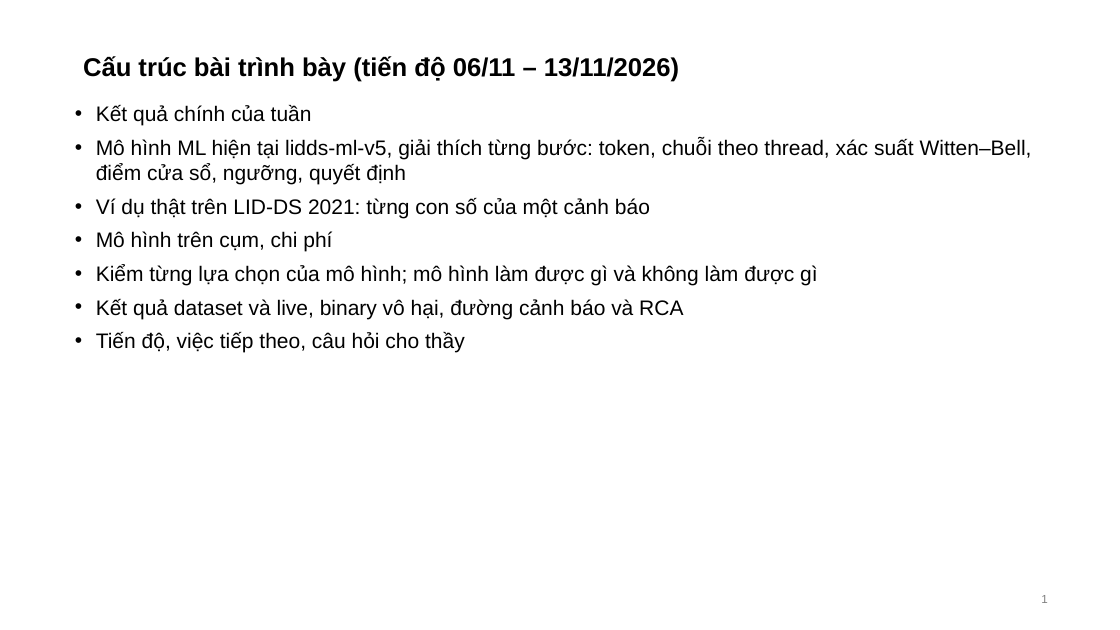
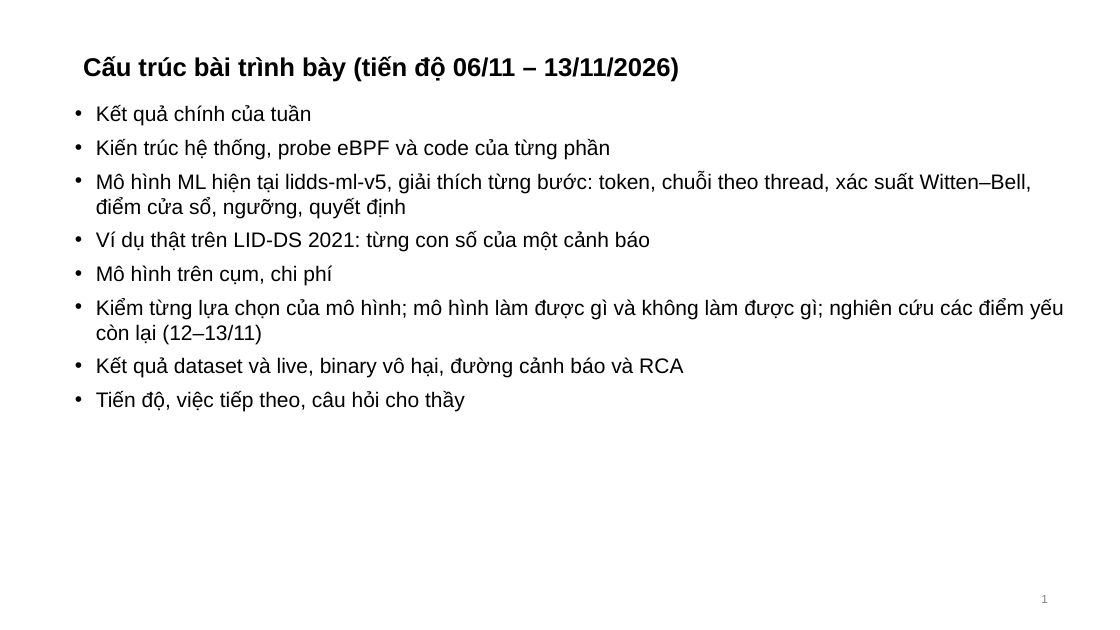
Before and after one commit to tndat-dev/eBPF-project, a slide deck: slide 1 of docs/Slide-runtime_security(13_11).pptx. Drawn at 1120x630 pixels with LibreOffice and Linux fonts; fonts in the diff are those of the drawing. Boxes give left, top, right and bottom in pixels: in the first picture for what was removed or moved away, otherwise in the second. Text is boxed around its words. In the diff, an @@ line names an element or a change of style, - is before the commit and + after.

Commit message:
ml-final-study-v1 A-D receipts (live recall holds without launch grams; operator activity, empirical threshold and the rate signal miss their registered criteria; lidds-ml-v5 stays) and probe load; meeting 13/11 report edited on the owner's version (owner edits kept): architecture and probe figures, probe attach points with code, select1f/probe1f, events and 4-grams, code of each part, section 8.5; deck 31 slides; builders in docs/meetings/2026-11-13

```diff
--- a/docs/Slide-runtime_security(13_11).pptx
+++ b/docs/Slide-runtime_security(13_11).pptx
@@ text at (x1=96, y1=139, x2=611, y2=159): paragraph added @@
+• Kiến trúc hệ thống, probe eBPF và code của từng phần
@@ text at (x1=96, y1=298, x2=1064, y2=344): text changed @@
-• Kiểm từng lựa chọn của mô hình; mô hình làm được gì và không làm được gì
+• Kiểm từng lựa chọn của mô hình; mô hình làm được gì và không làm được gì; nghiên cứu các điểm yếu còn lại (12–13/11)
```
Also in this commit, not shown: 15 other slides changed, 8 slides added, 18 other files.
